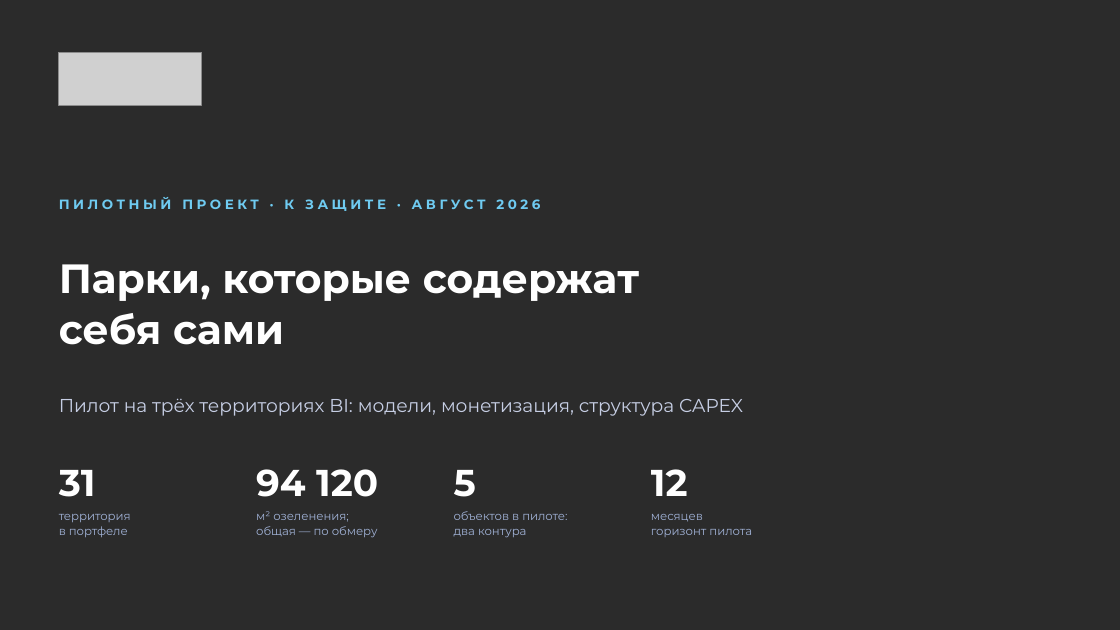
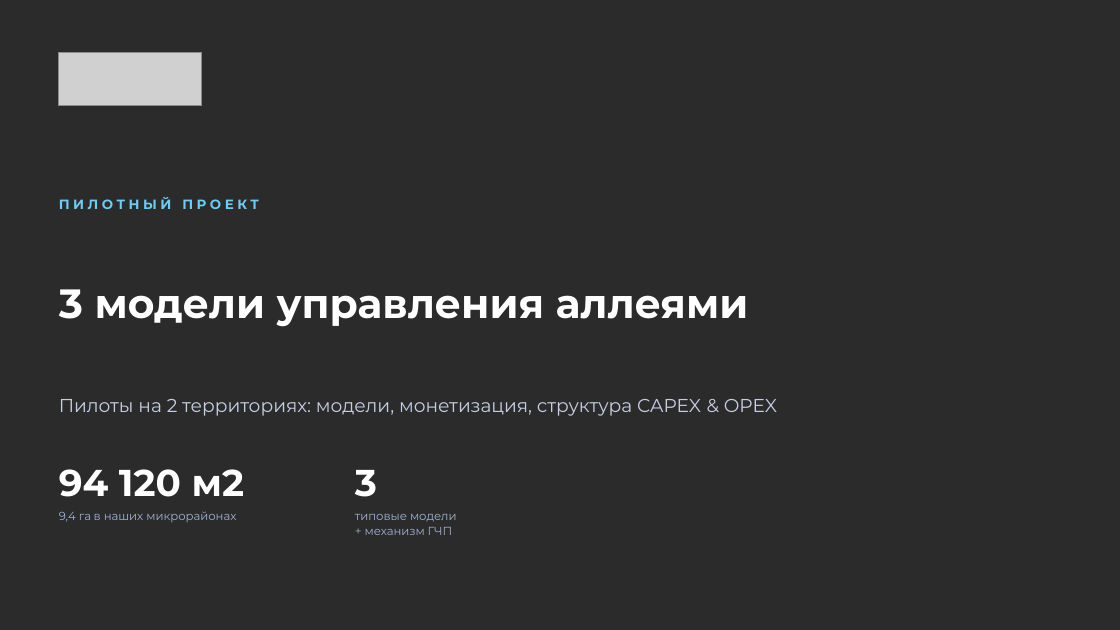
Before and after one commit to jprashkevich/bi-korshiler, a slide deck: slide 1 of docs/research/BIG-Life-park-pilot.pptx. Drawn at 1120x630 pixels with LibreOffice and Linux fonts; fonts in the diff are those of the drawing; grey boxes stand for pictures; background and template pictures are left out; a plain dark background stands for a picture behind light text. Boxes give left, top, right and bottom in pixels: in the first picture for what was removed or moved away, otherwise in the second. Text is boxed around its words. In the diff, an @@ line names an element or a change of style, - is before the commit and + after.

```diff
--- a/docs/research/BIG-Life-park-pilot.pptx
+++ b/docs/research/BIG-Life-park-pilot.pptx
@@ text at (x1=59, y1=197, x2=259, y2=209): text changed @@
-ПИЛОТНЫЙ ПРОЕКТ · К ЗАЩИТЕ · АВГУСТ 2026
+ПИЛОТНЫЙ ПРОЕКТ
@@ text at (x1=59, y1=289, x2=749, y2=327): text changed @@
-Парки, которые содержат
-себя сами
+3 модели управления аллеями
@@ text at (x1=59, y1=399, x2=777, y2=416): text changed @@
-Пилот на трёх территориях BI: модели, монетизация, структура CAPEX
+Пилоты на 2 территориях: модели, монетизация, структура CAPEX & OPEX
@@ text at (x1=59, y1=469, x2=244, y2=497): text changed @@
-94 120
+94 120 м2
@@ text removed at (x1=59, y1=470, x2=96, y2=497) @@
-31
@@ text at (x1=355, y1=470, x2=377, y2=497): text changed @@
-5
+3
@@ text removed at (x1=651, y1=469, x2=688, y2=496) @@
-12
@@ text at (x1=59, y1=511, x2=236, y2=522): text changed @@
-территория
-в портфеле
+9,4 га в наших микрорайонах
@@ text removed at (x1=256, y1=511, x2=378, y2=538) @@
-м² озеленения;
-общая — по обмеру
@@ text at (x1=355, y1=514, x2=457, y2=535): text changed @@
-объектов в пилоте:
-два контура
+типовые модели
++ механизм ГЧП
@@ text removed at (x1=651, y1=514, x2=752, y2=537) @@
-месяцев
-горизонт пилота
```
Also in this commit, not shown: 17 other slides changed, 2 slides added, 15 slides removed, 1 other file.
